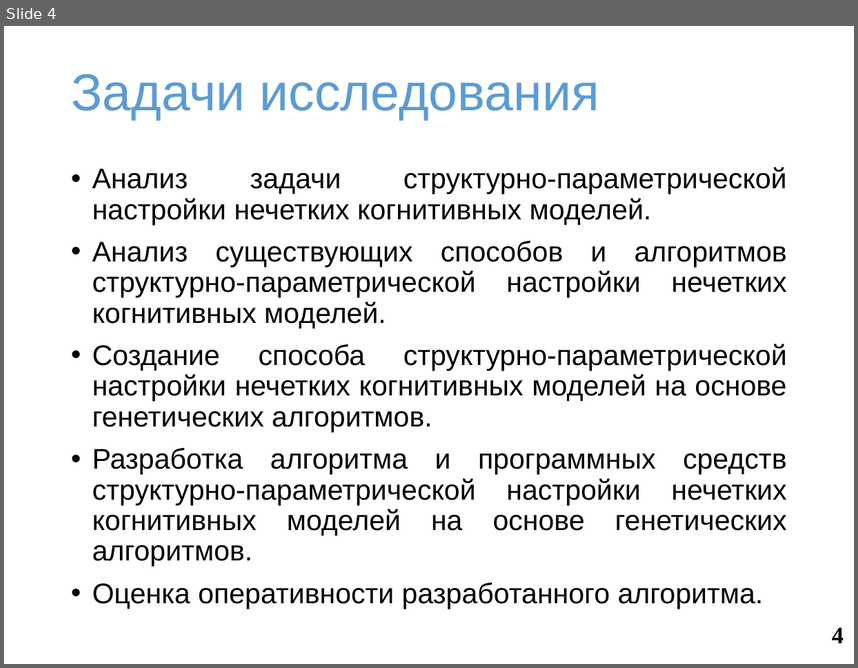
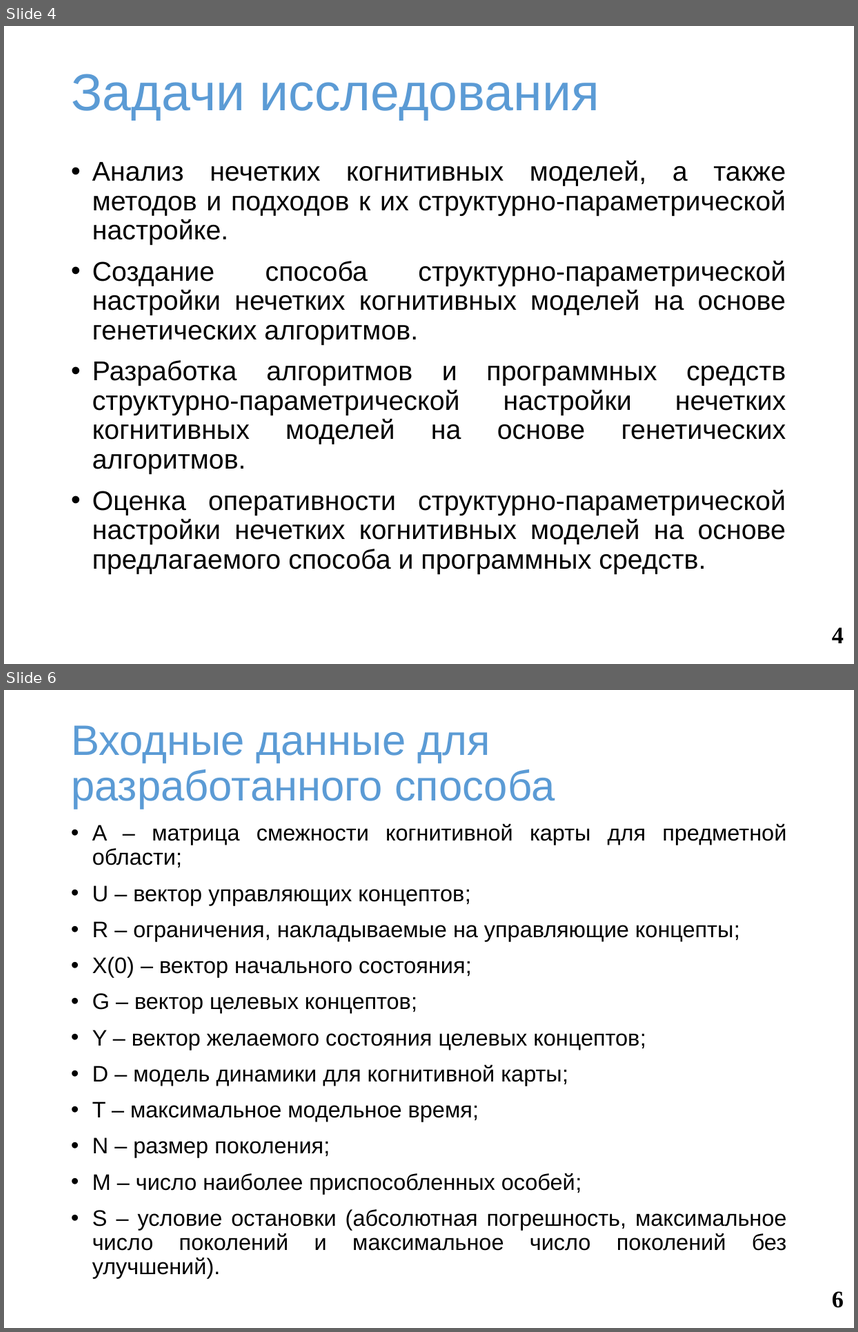
Before and after one commit to SquakR/fuzzy_cognitive_model, a slide deck: docs/presentation.pptx. Shown one above the other, each under a label of ours: slide 4 before the commit, slides 4 and 6 after it; the slides between them are not shown. The pictures are 858x668 and 858x1332 pixels, drawn with LibreOffice and Linux fonts; fonts in the diff are those of the drawing; background and template pictures are left out. Boxes give left, top, right and bottom in pixels: in the first picture for what was removed or moved away, otherwise in the second. Text is boxed around its words. In the diff, an @@ line names an element or a change of style, - is before the commit and + after.

```diff
--- a/docs/presentation.pptx
+++ b/docs/presentation.pptx
@@ slide 6 added at <box>4,690,854,1328</box>, background #FFFFFF @@
@@ title added at <box>71,725,555,809</box>, 36 pt, text #5B9BD5 @@
+Входные данные для разработанного способа
@@ text added at <box>92,824,786,1278</box>, 19 pt, text #000000 @@
+• A – матрица смежности когнитивной карты для предметной области;
+• U – вектор управляющих концептов;
+• R – ограничения, накладываемые на управляющие концепты;
+• X(0) – вектор начального состояния;
+• G – вектор целевых концептов;
+• Y – вектор желаемого состояния целевых концептов;
+• D – модель динамики для когнитивной карты;
+• T – максимальное модельное время;
+• N – размер поколения;
+• M – число наиболее приспособленных особей;
+• S – условие остановки (абсолютная погрешность, максимальное число поколений и максимальное число поколений без улучшений).
@@ page number added at <box>832,1291,844,1308</box>, 20 pt, text #000000, bold @@
+6
@@ slide 4 changed as well @@
@@ text "Анализ нечетких когнитивных моделей, а ...": place and size @@
-text "Анализ нечетких когнитивных моделей, а ..." at <box>92,167,787,608</box>
+text "Анализ нечетких когнитивных моделей, а ..." at <box>92,160,786,573</box>
@@ text at <box>92,160,786,245</box>: text changed; size 24 to 23 pt @@
-• Анализ задачи структурно-параметрической настройки нечетких когнитивных моделей.
-• Анализ существующих способов и алгоритмов структурно-параметрической настройки нечетких когнитивных моделей.
+• Анализ нечетких когнитивных моделей, а также методов и подходов к их структурно-параметрической настройке.
@@ text at <box>92,260,786,345</box>: size 24 to 23 pt in "Создание способа структурно-параметрической настройки нечетк ..." @@
@@ text at <box>92,360,786,573</box>: text changed; size 24 to 23 pt @@
-• Разработка алгоритма и программных средств структурно-параметрической настройки нечетких когнитивных моделей на основе генетических алгоритмов.
-• Оценка оперативности разработанного алгоритма.
+• Разработка алгоритмов и программных средств структурно-параметрической настройки нечетких когнитивных моделей на основе генетических алгоритмов.
+• Оценка оперативности структурно-параметрической настройки нечетких когнитивных моделей на основе предлагаемого способа и программных средств.
```
Also in this commit, not shown: 3 other slides changed, 2 other slides added, 2 slides removed.
